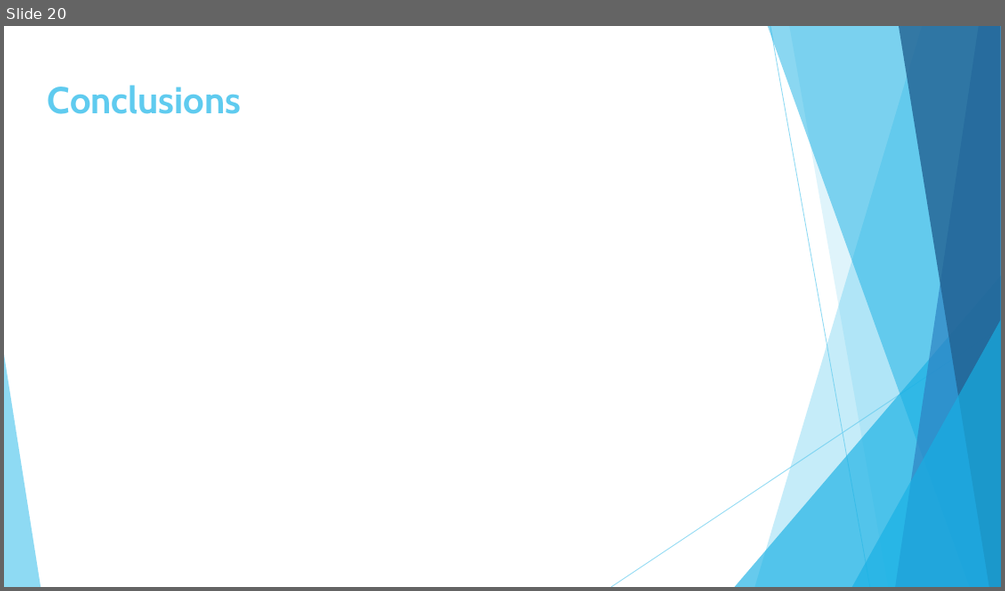
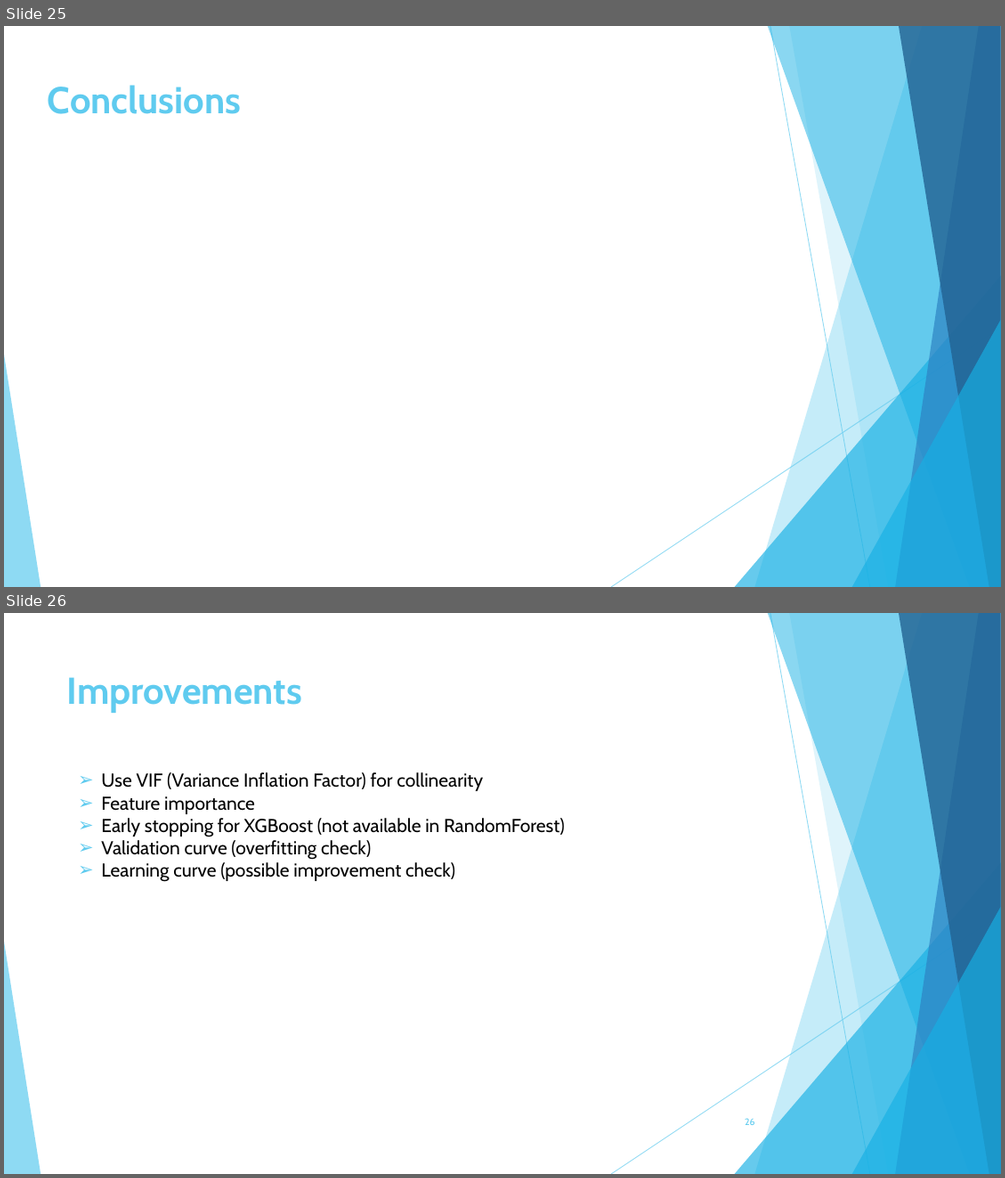
Before and after one commit to hike7o/SL-OC-projects, a slide deck: P4/Pelec_03_presentation.pptx. Shown one above the other, each under a label of ours: slide 20 before the commit, slides 25 and 26 after it. The pictures are 1005x591 and 1005x1178 pixels, drawn with LibreOffice and Linux fonts; fonts in the diff are those of the drawing. Boxes give left, top, right and bottom in pixels: in the first picture for what was removed or moved away, otherwise in the second. Text is boxed around its words. In the diff, an @@ line names an element or a change of style, - is before the commit and + after.

```diff
--- a/P4/Pelec_03_presentation.pptx
+++ b/P4/Pelec_03_presentation.pptx
@@ slide 26 added at box(4, 613, 1001, 1174), background #FFFFFF; not listed: 10 template elements that a slide beside it also shows @@
@@ title added at box(67, 677, 302, 713), 36 pt, text #5FCBEF, bold @@
+Improvements
@@ text added at box(101, 772, 565, 882), 18 pt, text #000000 @@
+➢ Use VIF (Variance Inflation Factor) for collinearity
+➢ Feature importance
+➢ Early stopping for XGBoost (not available in RandomForest)
+➢ Validation curve (overfitting check)
+➢ Learning curve (possible improvement check)
@@ page number added at box(744, 1118, 754, 1125), 9 pt, text #5FCBEF @@
+26
@@ what was slide 20 is now slide 25 @@
```
Also in this commit, not shown: 11 slides changed, 7 other slides added, 3 slides removed, 8 other files.
